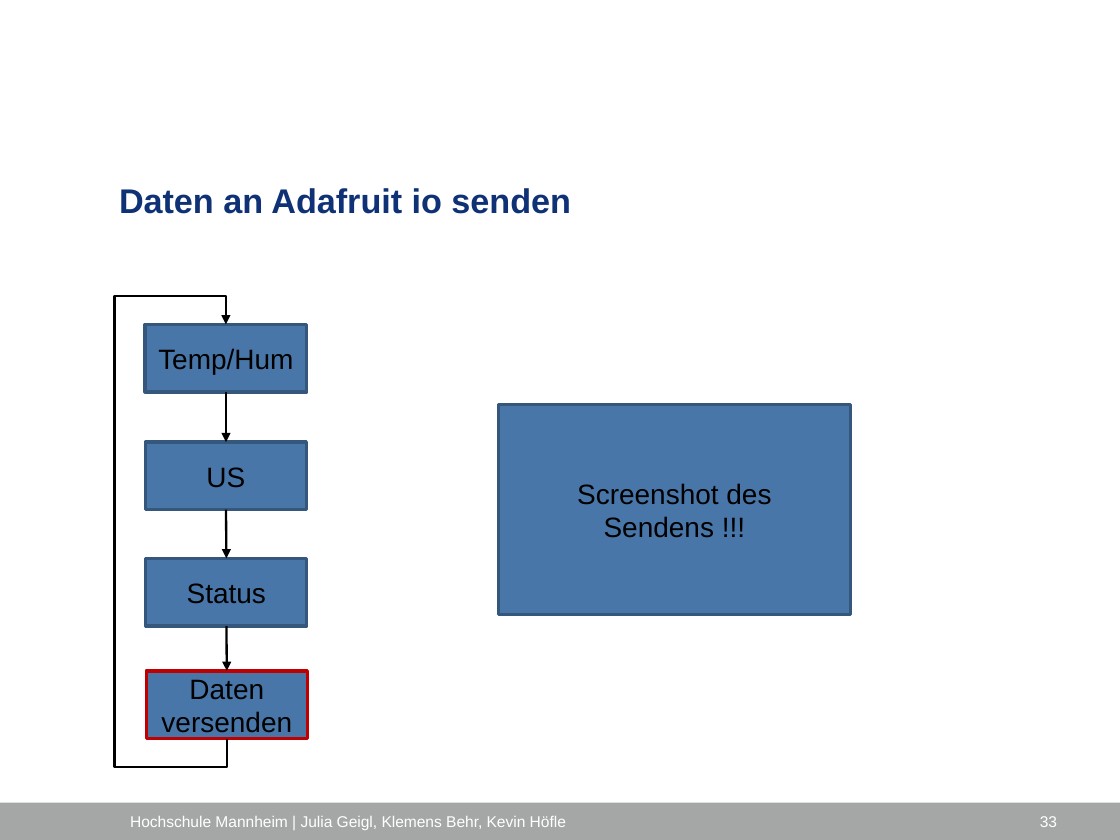
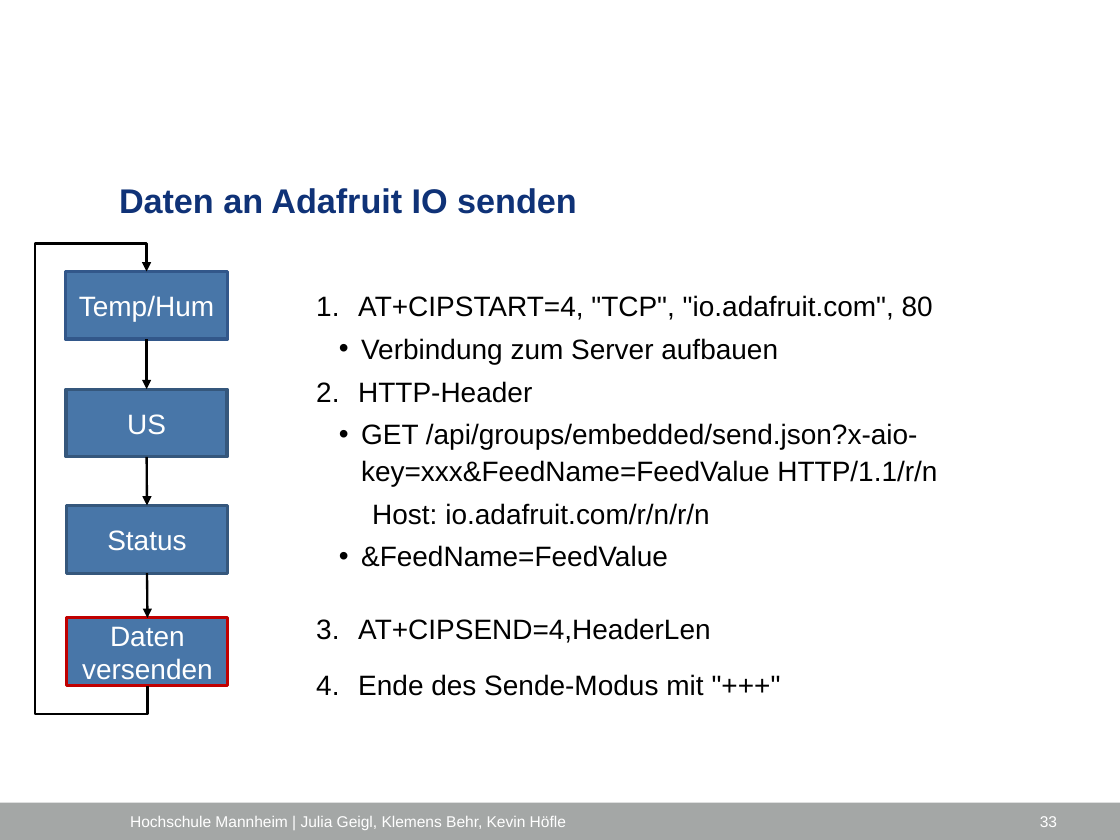
Before and after one commit to ProjektlaborEmbeddedSecurity/Presentation, a slide deck: slide 33 of PES_FH_VERS.pptx. Drawn at 1120x840 pixels with LibreOffice and Linux fonts; fonts in the diff are those of the drawing; background and template pictures are left out. Boxes give left, top, right and bottom in pixels: in the first picture for what was removed or moved away, otherwise in the second. Text is boxed around its words. In the diff, an @@ line names an element or a change of style, - is before the commit and + after.

```diff
--- a/PES_FH_VERS.pptx
+++ b/PES_FH_VERS.pptx
@@ title at (x1=119, y1=188, x2=577, y2=214): text changed @@
-Daten an Adafruit io senden
+Daten an Adafruit IO senden
@@ rectangle "Temp/Hum" at (x1=66, y1=271, x2=228, y2=338): text colour #000000 to #FFFFFF; outline #35577C 2 pt to #32578A 2.25 pt @@
@@ text added at (x1=358, y1=295, x2=937, y2=696), 18 pt, text #000000 @@
+1. AT+CIPSTART=4, "TCP", "io.adafruit.com", 80
+    • Verbindung zum Server aufbauen
+2. HTTP-Header
+    • GET /api/groups/embedded/send.json?x-aio-key=xxx&FeedName=FeedValue HTTP/1.1/r/n
+    Host: io.adafruit.com/r/n/r/n
+    • &FeedName=FeedValue
+3. AT+CIPSEND=4,HeaderLen
+4. Ende des Sende-Modus mit "+++"
@@ rectangle "US" at (x1=66, y1=389, x2=227, y2=456): text colour #000000 to #FFFFFF @@
@@ rectangle removed at (x1=498, y1=404, x2=851, y2=615) @@
-Screenshot des Sendens !!!
@@ 4 rectangles, 3 arrows, 1 elbow arrow moved together from (x1=116, y1=297, x2=308, y2=767) to (x1=38, y1=243, x2=228, y2=713) @@
@@ rectangle "Status" at (x1=66, y1=505, x2=227, y2=572): text colour #000000 to #FFFFFF @@
@@ rectangle "Daten versenden" at (x1=67, y1=618, x2=228, y2=685): text colour #000000 to #FFFFFF; outline #C00000 2.25 pt to #C00000 2 pt @@
```
Also in this commit, not shown: 15 other slides changed, 1 slide added.
